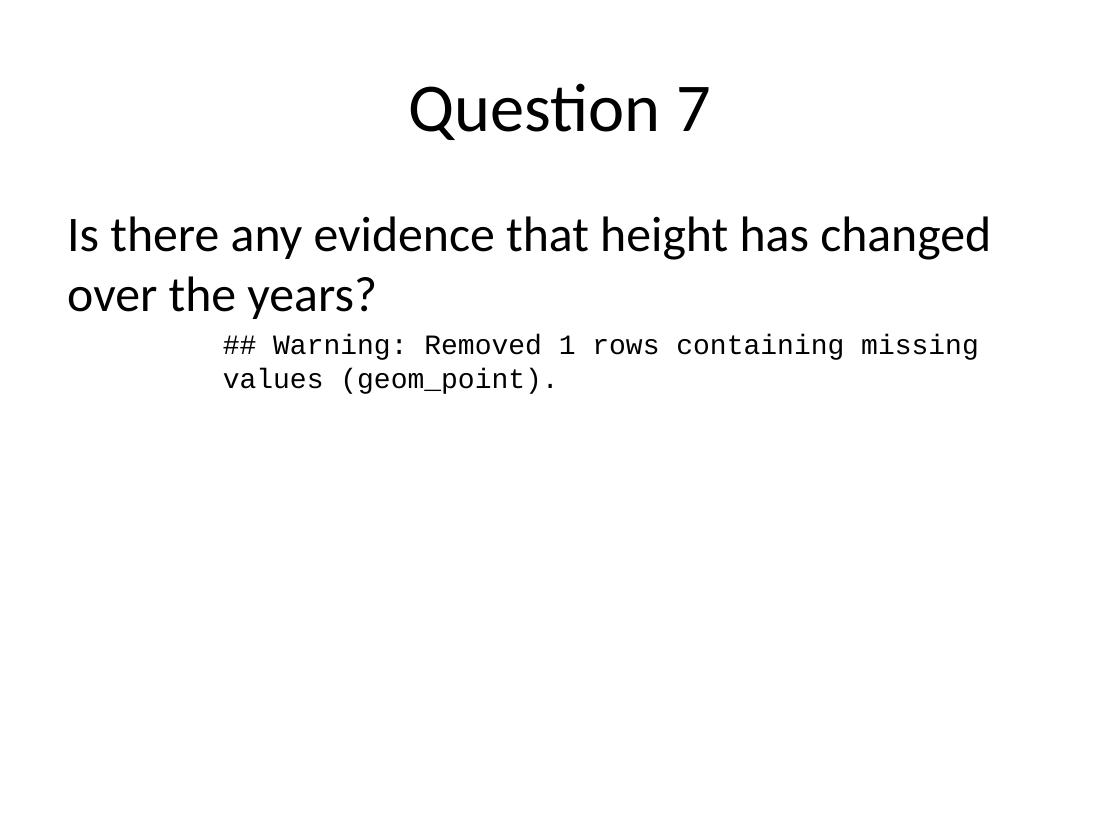
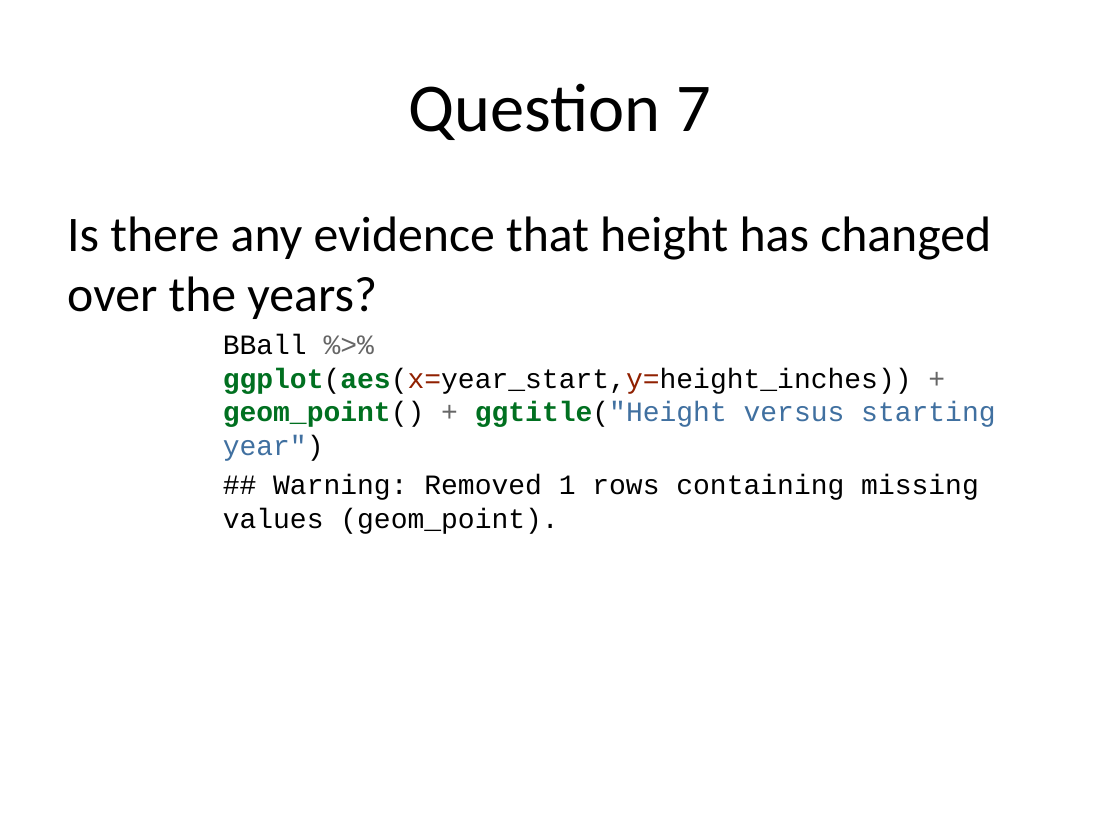
Before and after one commit to rmpalmer/MDS-6306-Doing-Data-Science-Fall-2019, a slide deck: slide 15 of Unit 2/Richard_Palmer_LiveSession_2.pptx (slide 13 before the commit). Drawn at 1120x840 pixels with LibreOffice and Linux fonts; fonts in the diff are those of the drawing. Boxes give left, top, right and bottom in pixels: in the first picture for what was removed or moved away, otherwise in the second. Text is boxed around its words. In the diff, an @@ line names an element or a change of style, - is before the commit and + after.

```diff
--- a/Unit 2/Richard_Palmer_LiveSession_2.pptx
+++ b/Unit 2/Richard_Palmer_LiveSession_2.pptx
@@ text at [223,334,995,461]: paragraph added @@
+BBall %>% ggplot(aes(x=year_start,y=height_inches)) + geom_point() + ggtitle("Height versus starting year")
```
Also in this commit, not shown: 5 other slides changed, 2 slides added, 1 other file.
